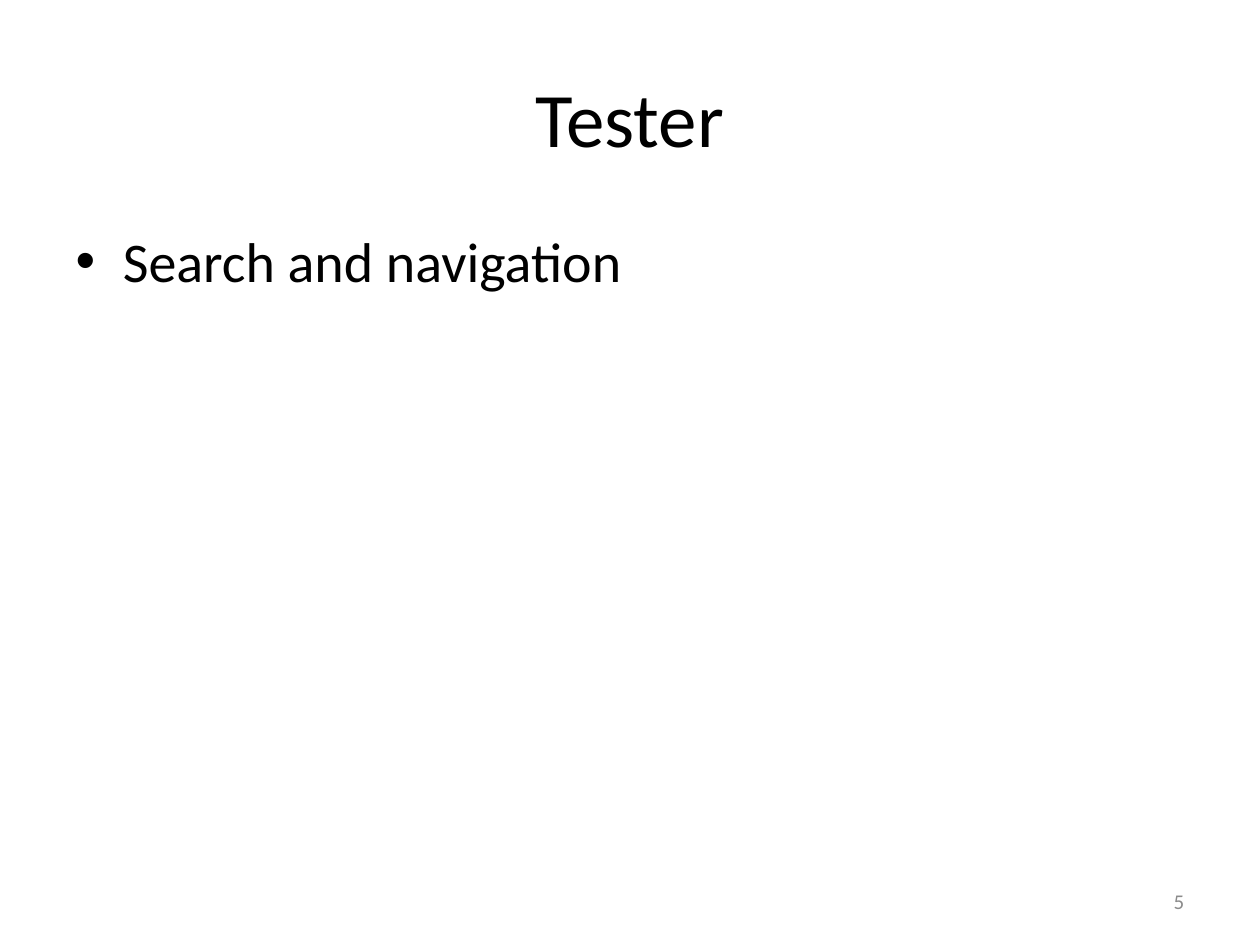
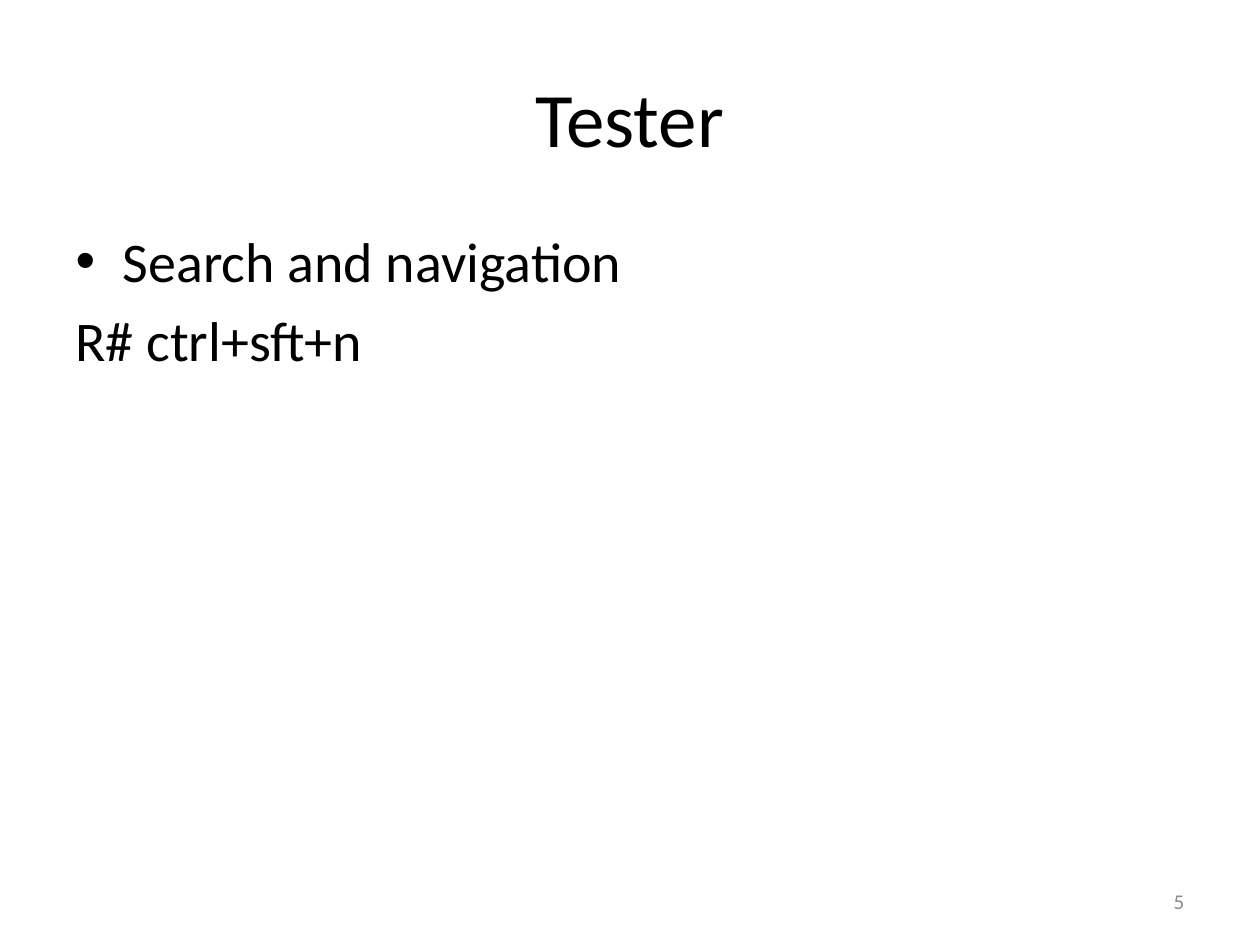
Before and after one commit to msuarz/portfolio, a slide deck: slide 5 of agile2011/presentation.pptx. Drawn at 1260x945 pixels with LibreOffice and Linux fonts; fonts in the diff are those of the drawing. Boxes give left, top, right and bottom in pixels: in the first picture for what was removed or moved away, otherwise in the second. Text is boxed around its words. In the diff, an @@ line names an element or a change of style, - is before the commit and + after.

```diff
--- a/agile2011/presentation.pptx
+++ b/agile2011/presentation.pptx
@@ text at (76, 322, 363, 362): paragraph added @@
+R# ctrl+sft+n
```
Also in this commit, not shown: 12 other slides changed, 1 slide added, 2 slides removed, 1 other file.
